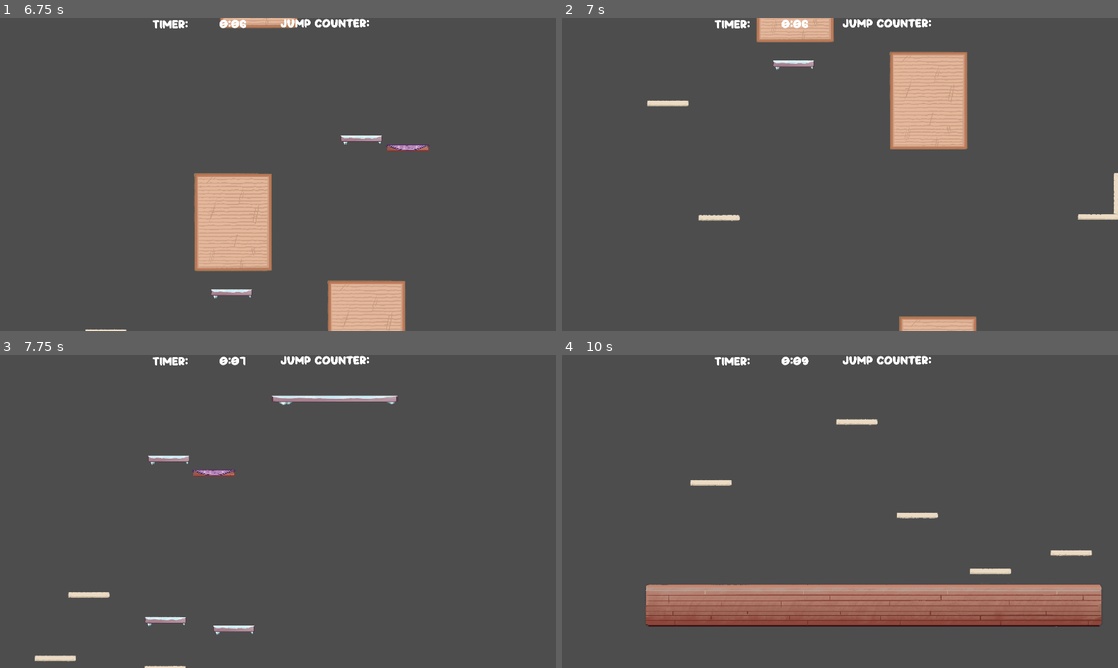
Above: before the commit, frames 1-4 (two rows, left to right).
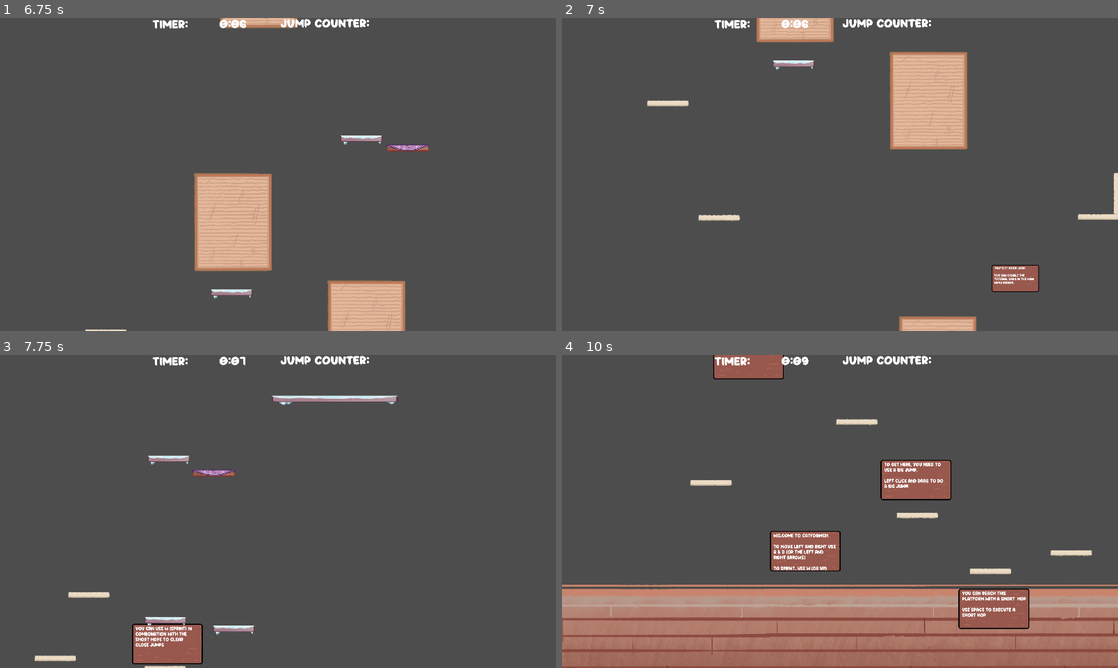
Above: after the commit, the same moments.

Repository: speedacm/Game-Dev-Catformer
Game: Godot game, scene res://Scenes/main.tscn
Same seed, same stepped clock (60 frames per second), same inputs: the game is played once before the commit and once after it.
Inputs (mouse positions are in pixels of both pictures, inside the frame that each line leads up to):
- Up to frame 1 (6.75 s): click "Play" at 0.5 s; tap C (c) at 1.25, 1.55, 2, 2.75, 3.5, 4.25, 4.55, 5 s; move the mouse to (400, 158) at 1.27 s; press the mouse at (400, 158) at 1.28 s; hold D (right) 1.28-2 s; release the mouse at (400, 158) at 2 s; drag from (166, 190) to (250, 237) at 2.02 s; move the mouse to (333, 105) at 2.77 s; hold A (left) 2.78-3.5 s; hold Ctrl (hold) 2.78-3.5 s; tap Space (space) at 3.05, 6.05 s; drag from (250, 237) to (111, 127) at 3.52 s; move the mouse to (444, 221) at 4.27 s; press the mouse at (444, 221) at 4.28 s; hold D (right) 4.28-5 s; release the mouse at (444, 221) at 5 s; drag from (111, 127) to (194, 96) at 5.02 s; move the mouse to (305, 174) at 5.77 s; hold D (right) 5.78-6.5 s; hold Ctrl (hold) 5.78-6.5 s; click (305, 174) at 5.92 s; drag from (194, 96) to (166, 190) at 6.52 s
- Up to frame 2 (7 s): no input
- Up to frame 3 (7.75 s): move the mouse to (400, 495) at 7.27 s; hold A (left) from 7.28 s (still down); hold Alt (sprint) from 7.28 s (still down); tap C (c) at 7.55 s
- Up to frame 4 (10 s): release A (left) at 8 s; release Alt (sprint) at 8 s; drag from (728, 527) to (812, 574) at 8.02 s; move the mouse to (895, 442) at 8.77 s; hold D (right) 8.78-9.5 s; tap C (c) at 8.85 s; tap Space (space) at 9.05 s; drag from (812, 574) to (673, 464) at 9.52 s

Frame 1 is identical in both runs. In frame 2, 0.7% of the frame differs, in the area x 77-86%, y 78-88%; in frame 3, 1.7%; in frame 4, 27%, in the area x 0-100%, y 0-100%.

Commit message:
Added tutorial signs

Diff:
--- /dev/null
+++ b/Scenes/TutorialScenes/big_jump.tscn
@@ -0,0 +1,25 @@
+[gd_scene load_steps=3 format=3 uid="uid://k078aqvuo86g"]
+
+[ext_resource type="Texture2D" uid="uid://bvr0r3gsr7yn2" path="res://Scenes/TutorialScenes/tutorial sign sprite.png" id="1_seyy8"]
+[ext_resource type="FontFile" uid="uid://ddporor6kghk5" path="res://Scenes/ui/Puffy-gxW55.otf" id="2_rxhgq"]
+
+[node name="Big jump" type="Node2D"]
+
+[node name="Sprite2D" type="Sprite2D" parent="."]
+scale = Vector2(0.474628, 0.42423)
+texture = ExtResource("1_seyy8")
+
+[node name="Label" type="Label" parent="."]
+offset_left = -146.0
+offset_top = -81.0
+offset_right = 185.0
+offset_bottom = 77.0
+scale = Vector2(0.860353, 1.00646)
+theme_override_fonts/font = ExtResource("2_rxhgq")
+theme_override_font_sizes/font_size = 26
+text = "To get here, you need to
+use a big jump.
+
+Left click and drag to do
+a big jump!
+"
--- /dev/null
+++ b/Scenes/TutorialScenes/jump_cancel.tscn
@@ -0,0 +1,19 @@
+[gd_scene load_steps=2 format=3 uid="uid://ddtycciy0ke88"]
+
+[ext_resource type="Texture2D" uid="uid://b21b4r28lgmbu" path="res://Asset_Pack/Social/sign.png" id="1_h1ukg"]
+
+[node name="jump cancel" type="Node2D"]
+
+[node name="Sprite2D" type="Sprite2D" parent="."]
+position = Vector2(189.375, 254.094)
+scale = Vector2(0.27792, 0.193691)
+texture = ExtResource("1_h1ukg")
+
+[node name="Label" type="Label" parent="."]
+offset_left = 65.0
+offset_top = 169.0
+offset_right = 335.0
+offset_bottom = 264.0
+text = "you can jump cancel.
+To Jump cancel, press C or Right
+ click."
--- /dev/null
+++ b/Scenes/TutorialScenes/movement.tscn
@@ -0,0 +1,23 @@
+[gd_scene load_steps=3 format=3 uid="uid://h6xujj8pn0go"]
+
+[ext_resource type="Texture2D" uid="uid://b21b4r28lgmbu" path="res://Asset_Pack/Social/sign.png" id="1_61e3c"]
+
+[sub_resource type="LabelSettings" id="LabelSettings_708yc"]
+font_size = 20
+
+[node name="movement" type="Node2D"]
+
+[node name="Sprite2D" type="Sprite2D" parent="."]
+position = Vector2(204.25, 211.063)
+scale = Vector2(0.274078, 0.246444)
+texture = ExtResource("1_61e3c")
+
+[node name="Label" type="Label" parent="."]
+offset_left = 87.0
+offset_top = 111.0
+offset_right = 340.0
+offset_bottom = 235.0
+text = "Welcome To CatFormer!
+To move around, use the
+left and right arrow keys."
+label_settings = SubResource("LabelSettings_708yc")
--- /dev/null
+++ b/Scenes/TutorialScenes/scratching_post.tscn
@@ -0,0 +1,22 @@
+[gd_scene load_steps=3 format=3 uid="uid://fbaemvllyk03"]
+
+[ext_resource type="Texture2D" uid="uid://b21b4r28lgmbu" path="res://Asset_Pack/Social/sign.png" id="1_4dl2x"]
+
+[sub_resource type="LabelSettings" id="LabelSettings_jfe1q"]
+font_size = 20
+
+[node name="scratching post" type="Node2D"]
+
+[node name="Sprite2D" type="Sprite2D" parent="."]
+position = Vector2(200.125, 200.813)
+scale = Vector2(0.288678, 0.209036)
+texture = ExtResource("1_4dl2x")
+
+[node name="Label" type="Label" parent="."]
+offset_left = 77.0
+offset_top = 120.0
+offset_right = 337.0
+offset_bottom = 203.0
+text = "This is the scratching post.
+Hold E to hold on to it/"
+label_settings = SubResource("LabelSettings_jfe1q")
--- /dev/null
+++ b/Scenes/TutorialScenes/small_jump.tscn
@@ -0,0 +1,24 @@
+[gd_scene load_steps=3 format=3 uid="uid://deylxr7bx3a1w"]
+
+[ext_resource type="Texture2D" uid="uid://b21b4r28lgmbu" path="res://Asset_Pack/Social/sign.png" id="1_8iqtt"]
+
+[sub_resource type="LabelSettings" id="LabelSettings_4jclo"]
+font_size = 20
+
+[node name="small jump" type="Node2D"]
+
+[node name="Sprite2D" type="Sprite2D" parent="."]
+position = Vector2(227.875, 302.5)
+scale = Vector2(0.297387, 0.245522)
+texture = ExtResource("1_8iqtt")
+
+[node name="Label" type="Label" parent="."]
+offset_left = 91.0
+offset_top = 198.0
+offset_right = 309.0
+offset_bottom = 289.0
+text = "You can get here by using a
+small jump.
+Press spacebar to do a small
+jump."
+label_settings = SubResource("LabelSettings_4jclo")
--- a/Scenes/level_2.tscn
+++ b/Scenes/level_2.tscn
@@ -1,11 +1,12 @@
-[gd_scene load_steps=7 format=3 uid="uid://oq3ifdx0g0si"]
+[gd_scene load_steps=8 format=3 uid="uid://oq3ifdx0g0si"]
 
 [ext_resource type="PackedScene" uid="uid://cxuchcpo4q2cs" path="res://Scenes/platform.tscn" id="1_2uu0x"]
 [ext_resource type="PackedScene" uid="uid://bichttx25c1lw" path="res://Scenes/lowfric.tscn" id="2_qhm5k"]
 [ext_resource type="PackedScene" uid="uid://h32gt51wlunb" path="res://Scenes/scratch_pad.tscn" id="3_e1lhf"]
-[ext_resource type="PackedScene" path="res://Scenes/width_guide.tscn" id="4_0t7mk"]
-[ext_resource type="PackedScene" path="res://Scenes/jumpguide.tscn" id="4_6ki0e"]
+[ext_resource type="PackedScene" uid="uid://ckbt8x02s0o6u" path="res://Scenes/width_guide.tscn" id="4_0t7mk"]
+[ext_resource type="PackedScene" uid="uid://br1drugah1lkp" path="res://Scenes/jumpguide.tscn" id="4_6ki0e"]
 [ext_resource type="PackedScene" uid="uid://cdqydwartk8a6" path="res://Scenes/highfric.tscn" id="6_ieauc"]
+[ext_resource type="PackedScene" uid="uid://k078aqvuo86g" path="res://Scenes/TutorialScenes/big_jump.tscn" id="7_uon1p"]
 
 [node name="level 2" type="Node2D"]
 
@@ -104,3 +105,28 @@
 
 [node name="platform18" parent="." instance=ExtResource("1_2uu0x")]
 position = Vector2(-1259, -9683)
+
+[node name="Big jump" parent="." instance=ExtResource("7_uon1p")]
+position = Vector2(26, -634)
+
+[node name="Label" parent="Big jump" index="1"]
+text = "THis is a scratchpad,
+
+Hold E while jumping over
+it to grab on. You can
+execute another big jump
+after holding."
+
+[node name="Big jump2" parent="." instance=ExtResource("7_uon1p")]
+position = Vector2(1081, -1219)
+metadata/_edit_group_ = true
+
+[node name="Label" parent="Big jump2" index="1"]
+text = "That's It! Good Luck!
+
+You can disable the
+tutorial signs in the main
+menu screen."
+
+[editable path="Big jump"]
+[editable path="Big jump2"]
--- a/Scenes/map.tscn
+++ b/Scenes/map.tscn
@@ -1,12 +1,13 @@
-[gd_scene load_steps=8 format=3 uid="uid://bv5iafq5y71bk"]
+[gd_scene load_steps=9 format=3 uid="uid://bv5iafq5y71bk"]
 
 [ext_resource type="PackedScene" uid="uid://cxuchcpo4q2cs" path="res://Scenes/platform.tscn" id="2_kcbli"]
-[ext_resource type="Texture2D" uid="uid://bsbi3nw6kew6q" path="res://Asset_Pack/statics/Screenshot 2023-10-04 at 6.39.47 PM.png" id="2_wne3f"]
+[ext_resource type="Texture2D" uid="uid://c2kfms1wh23nx" path="res://Asset_Pack/statics/Screenshot 2023-10-04 at 6.39.47 PM.png" id="2_wne3f"]
 [ext_resource type="PackedScene" uid="uid://cnjh6epg3xgit" path="res://Scenes/floor.tscn" id="3_7brpr"]
-[ext_resource type="PackedScene" path="res://Scenes/jumpguide.tscn" id="4_4jxh7"]
+[ext_resource type="PackedScene" uid="uid://br1drugah1lkp" path="res://Scenes/jumpguide.tscn" id="4_4jxh7"]
 [ext_resource type="PackedScene" uid="uid://bichttx25c1lw" path="res://Scenes/lowfric.tscn" id="5_q510l"]
 [ext_resource type="PackedScene" uid="uid://cdqydwartk8a6" path="res://Scenes/highfric.tscn" id="6_hdb2k"]
-[ext_resource type="PackedScene" path="res://Scenes/width_guide.tscn" id="7_o437w"]
+[ext_resource type="PackedScene" uid="uid://ckbt8x02s0o6u" path="res://Scenes/width_guide.tscn" id="7_o437w"]
+[ext_resource type="PackedScene" uid="uid://k078aqvuo86g" path="res://Scenes/TutorialScenes/big_jump.tscn" id="8_p86uo"]
 
 [node name="Level1" type="Node2D"]
 
@@ -23,8 +24,8 @@
 texture = ExtResource("2_wne3f")
 
 [node name="floor" parent="." instance=ExtResource("3_7brpr")]
-position = Vector2(700, 1152)
-scale = Vector2(1.6, 1.6)
+position = Vector2(404, 1152)
+scale = Vector2(2.12, 1.6)
 
 [node name="platform2" parent="." instance=ExtResource("2_kcbli")]
 position = Vector2(1579, 946)
@@ -109,3 +110,81 @@
 
 [node name="platform13" parent="." instance=ExtResource("2_kcbli")]
 position = Vector2(-705, -3561)
+
+[node name="floor2" parent="." instance=ExtResource("3_7brpr")]
+position = Vector2(411, 1402)
+scale = Vector2(2.12832, 4.73259)
+
+[node name="Big jump" parent="." instance=ExtResource("8_p86uo")]
+position = Vector2(1061, 314)
+scale = Vector2(1.5, 1.5)
+
+[node name="Big jump3" parent="." instance=ExtResource("8_p86uo")]
+position = Vector2(1599, 1203)
+scale = Vector2(1.5, 1.5)
+metadata/_edit_group_ = true
+
+[node name="Sprite2D" parent="Big jump3" index="0"]
+scale = Vector2(0.474628, 0.42423)
+
+[node name="Label" parent="Big jump3" index="1"]
+scale = Vector2(0.860353, 1.00646)
+text = "You can reach this
+platform with a short  hop
+
+Use SPACE to execute a
+short hop
+"
+
+[node name="Big jump2" parent="." instance=ExtResource("8_p86uo")]
+position = Vector2(297, 805)
+scale = Vector2(1.5, 1.5)
+
+[node name="Sprite2D" parent="Big jump2" index="0"]
+scale = Vector2(0.474628, 0.42423)
+
+[node name="Label" parent="Big jump2" index="1"]
+scale = Vector2(0.860353, 1.00646)
+text = "Welcome to CatFOrmer!
+
+To Move left and right use
+a & D (or the left and
+right arrows)
+
+To Sprint, Use W (or up)
+"
+
+[node name="Big jump4" parent="." instance=ExtResource("8_p86uo")]
+position = Vector2(-95, -519)
+scale = Vector2(1.5, 1.5)
+metadata/_edit_group_ = true
+
+[node name="Sprite2D" parent="Big jump4" index="0"]
+scale = Vector2(0.474628, 0.42423)
+
+[node name="Label" parent="Big jump4" index="1"]
+scale = Vector2(0.860353, 1.00646)
+text = "Press C or Right Click to
+cancel a jump.
+"
+
+[node name="Big jump5" parent="." instance=ExtResource("8_p86uo")]
+z_index = -4
+position = Vector2(-228, -4081)
+scale = Vector2(1.5, 1.5)
+metadata/_edit_group_ = true
+
+[node name="Sprite2D" parent="Big jump5" index="0"]
+scale = Vector2(0.474628, 0.42423)
+
+[node name="Label" parent="Big jump5" index="1"]
+scale = Vector2(0.860353, 1.00646)
+text = "You can Use W (Sprint) in
+combonation with the
+short hope to clear
+close jumps"
+
+[editable path="Big jump3"]
+[editable path="Big jump2"]
+[editable path="Big jump4"]
+[editable path="Big jump5"]
Binary file added: Scenes/TutorialScenes/tutorial sign sprite.png
Not shown: 1 places in Scenes/main.tscn that only renumber resources
Not shown: 1 places in Scenes/ui/themes/theme_one.tres that only renumber resources
